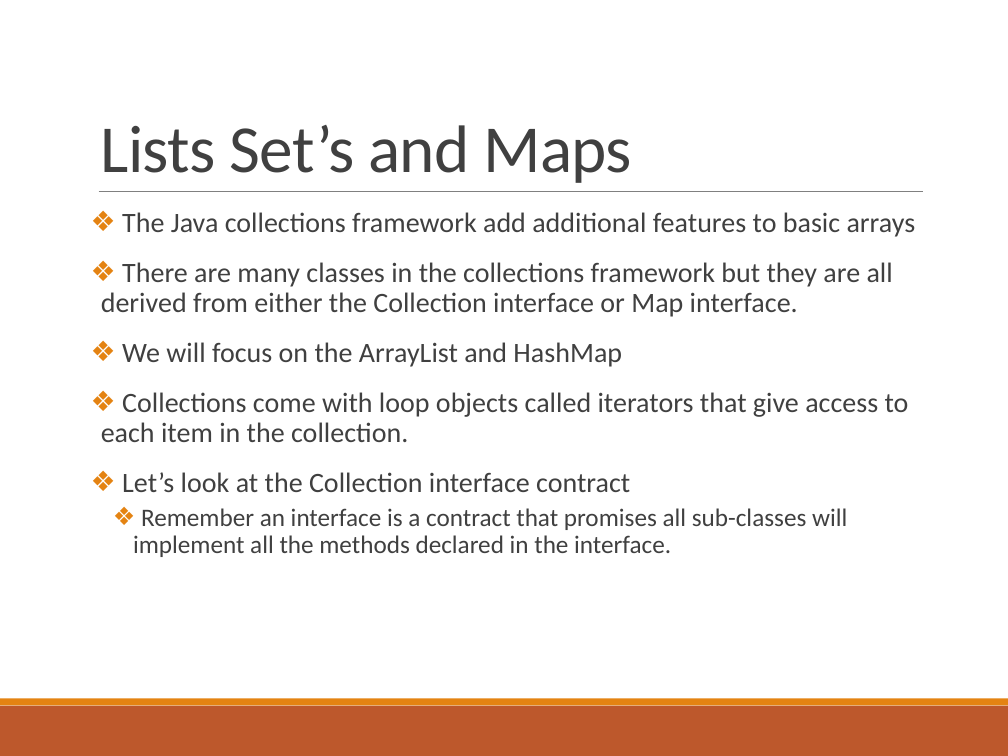
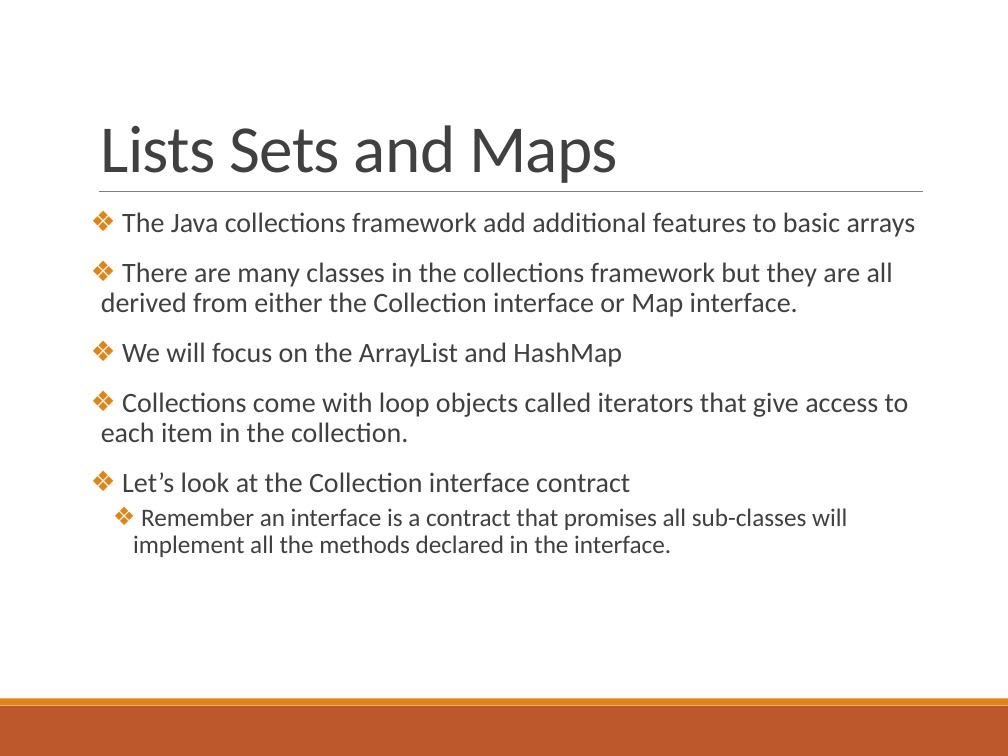
Before and after one commit to deeperj/dillinger, a slide deck: slide 5 of thesis/ukapp2/wqu_isc/sofware_design/Javabc05.pptx. Drawn at 1008x756 pixels with LibreOffice and Linux fonts; fonts in the diff are those of the drawing. Boxes give left, top, right and bottom in pixels: in the first picture for what was removed or moved away, otherwise in the second. Text is boxed around its words. In the diff, an @@ line names an element or a change of style, - is before the commit and + after.

```diff
--- a/thesis/ukapp2/wqu_isc/sofware_design/Javabc05.pptx
+++ b/thesis/ukapp2/wqu_isc/sofware_design/Javabc05.pptx
@@ title at (101,125,618,183): text changed @@
-Lists Set’s and Maps
+Lists Sets and Maps
```
Also in this commit, not shown: 9 other slides changed, 5 other files.
